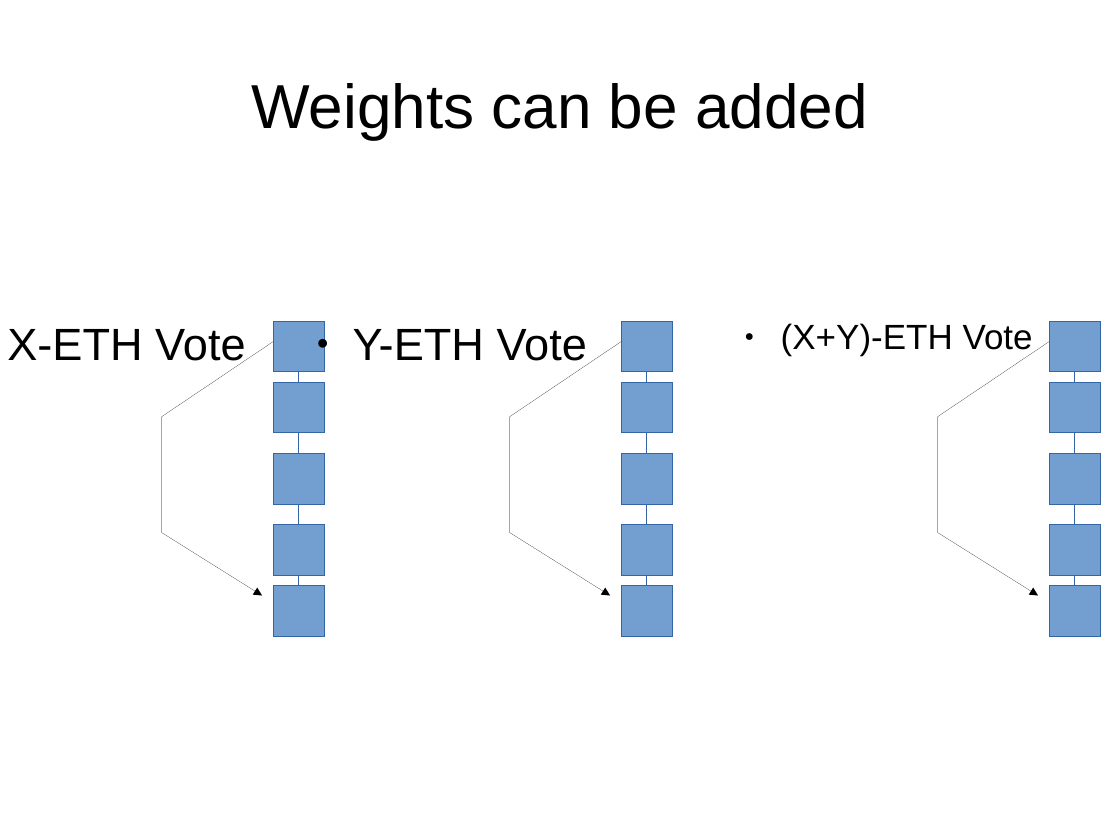
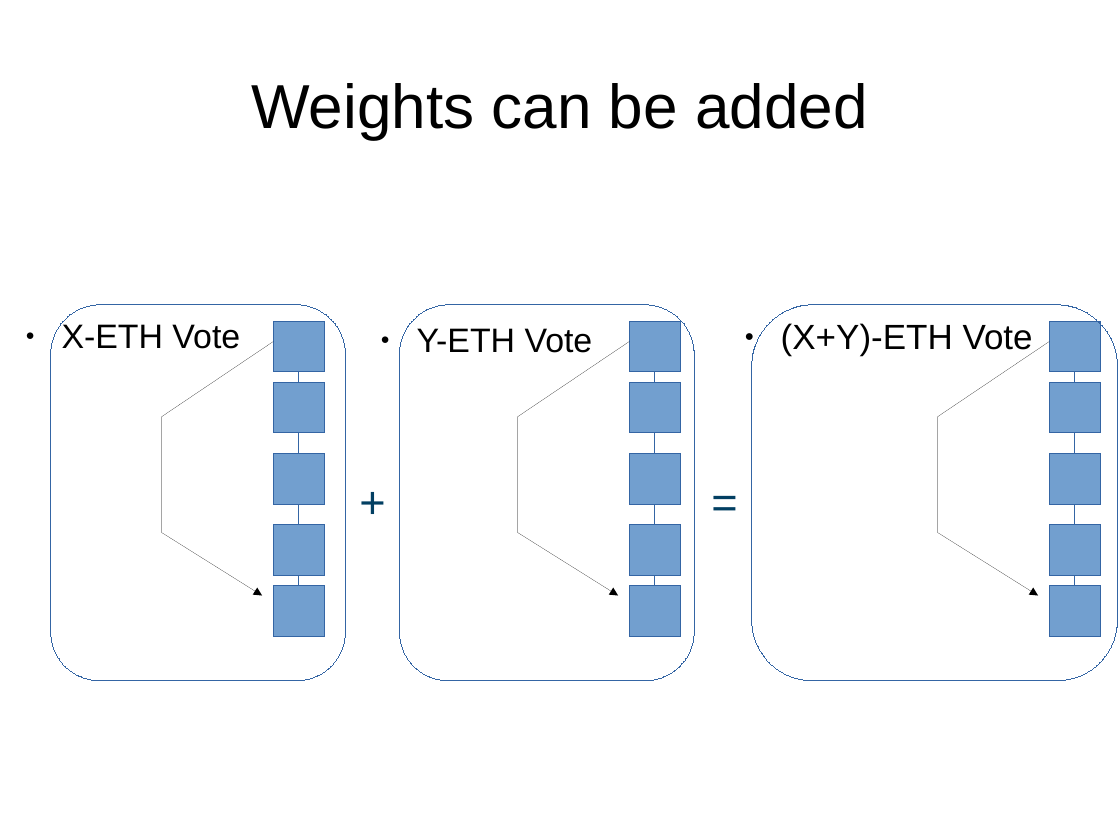
Before and after one commit to palmskog/pos, a slide deck: slide 9 of slide.odp. Drawn at 1120x840 pixels with LibreOffice and Linux fonts; fonts in the diff are those of the drawing. Boxes give left, top, right and bottom in pixels: in the first picture for what was removed or moved away, otherwise in the second. Text is boxed around its words. In the diff, an @@ line names an element or a change of style, - is before the commit and + after.

```diff
--- a/slide.odp
+++ b/slide.odp
@@ text "X-ETH Vote" moved from (x1=7, y1=329, x2=245, y2=368) to (x1=62, y1=321, x2=240, y2=349) @@
@@ text "X-ETH Vote" at (x1=62, y1=321, x2=240, y2=349): size 32 to 24 pt; alignment left to centre @@
@@ freeform shape added at (x1=51, y1=305, x2=346, y2=681), outline #3465A4 0 pt @@
@@ text "Y-ETH Vote" moved from (x1=353, y1=329, x2=587, y2=368) to (x1=417, y1=328, x2=593, y2=353) @@
@@ text "Y-ETH Vote" at (x1=417, y1=328, x2=593, y2=353): size 32 to 24 pt @@
@@ freeform shape added at (x1=399, y1=305, x2=694, y2=681), outline #3465A4 0 pt @@
@@ freeform shape added at (x1=752, y1=305, x2=1118, y2=681), outline #3465A4 0 pt @@
@@ 5 rectangles, 1 freeform shape moved together from (x1=510, y1=321, x2=673, y2=636) to (x1=517, y1=321, x2=680, y2=636) @@
@@ text added at (x1=350, y1=469, x2=393, y2=530), 32 pt, text #023F62 @@
++
@@ text added at (x1=701, y1=469, x2=745, y2=530), 32 pt, text #023F62 @@
+=
@@ 4 elbow lines moved together from (x1=647, y1=372, x2=647, y2=585) to (x1=655, y1=372, x2=655, y2=585) @@
```
Also in this commit, not shown: 3 other slides changed.
